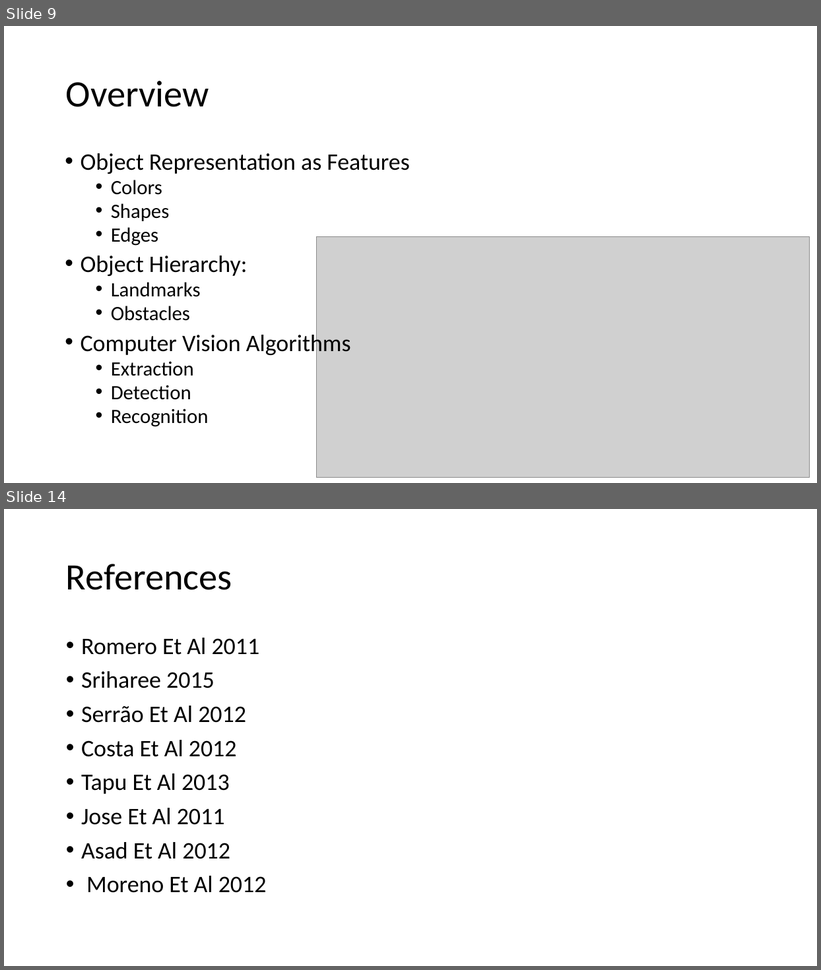
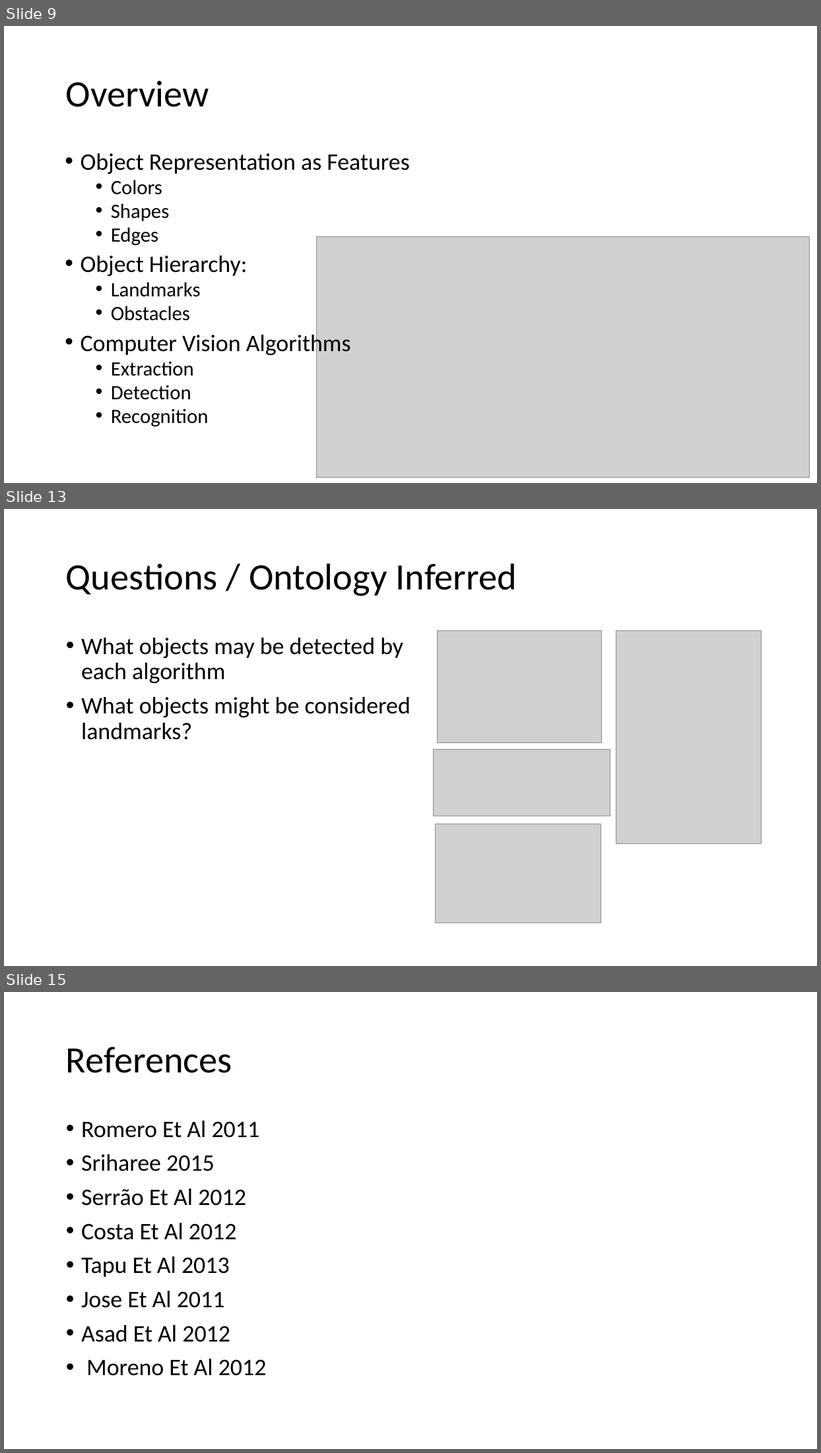
Before and after one commit to rodsnjr/vision_ontology, a slide deck: presentation.pptx. Shown one above the other, each under a label of ours: slides 9 and 14 before the commit, slides 9, 13 and 15 after it; the slides between them are not shown. The pictures are 821x970 and 821x1453 pixels, drawn with LibreOffice and Linux fonts; fonts in the diff are those of the drawing; grey boxes stand for pictures. Boxes give left, top, right and bottom in pixels: in the first picture for what was removed or moved away, otherwise in the second. Text is boxed around its words. In the diff, an @@ line names an element or a change of style, - is before the commit and + after.

```diff
--- a/presentation.pptx
+++ b/presentation.pptx
@@ slide 13 added at bbox=[4, 509, 817, 966], background #FFFFFF @@
@@ title added at bbox=[66, 563, 517, 596], 44 pt, text #000000 @@
+Questions / Ontology Inferred
@@ text added at bbox=[81, 638, 411, 740], 28 pt, text #000000 @@
+• What objects may be detected by each algorithm
+• What objects might be considered landmarks?
@@ picture added at bbox=[437, 631, 602, 743] @@
@@ picture added at bbox=[616, 631, 762, 844] @@
@@ picture added at bbox=[434, 749, 611, 816] @@
@@ picture added at bbox=[435, 824, 601, 923] @@
@@ what was slide 14 is now slide 15 @@
```
Also in this commit, not shown: 3 slides changed, 1 other slide added, 1 slide removed, 4 other files.
